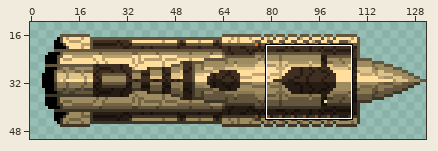
A sprite sheet gets an edit: Space shooter.gmx/sprites/images/Abaddon_0.png. The first picture is a wide view before the edit; the outline marks the close-up.
Close-up. Before the commit:
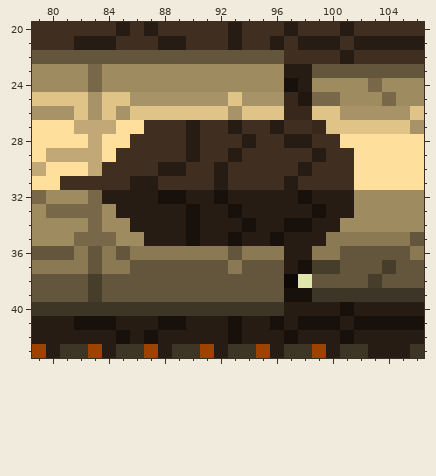
The file is 132x63 pixels. Colours within 5 levels of each other are drawn and written as one. Shown: x 79..106, y 20..43. The wide view leaves out empty margins.
The result:
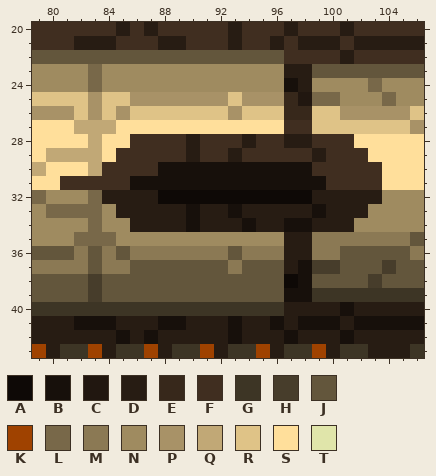
Palette (. is transparent): A #0e0906  B #17100b  C #211710  D #271c13  E #37281b  F #402e20  G #3d3525  H #473d2b  J #63563c  K #9f4200  L #786849  M #8b7954  N #9f8b60  P #a89267  Q #c1a876  R #dfc387  S #ffdf9b  T #e0e5aa
From old to new:
y 27: x 87..96 FFFDFFDFFD -> SSSSSSSSSS; x 99 E -> R
y 28: x 101 S -> F
y 29: x 102 S -> F
y 30: x 88..98 DDFFDFFFFFD -> BBBBBBBBBBB; x 102..103 SS -> FF
y 31: x 86..99 DDFFFFDFFFFDFF -> BBBBBBBBBBBBBB; x 102..103 SS -> FF
y 32: x 88..98 BBDDBDDDDDB -> AAAAAAAAAAA; x 102..103 NN -> DD
y 33: x 102 N -> D
y 34: x 101 N -> D
y 35: x 87..96 DDDBDDBDDB -> NNNNNNNNNN; x 99 D -> M
y 38: x 98 T -> B
Boxes around the changes in both close-ups, in picture pixels (x1, y1, x2, y2):
changed: (130, 120, 382, 288)
